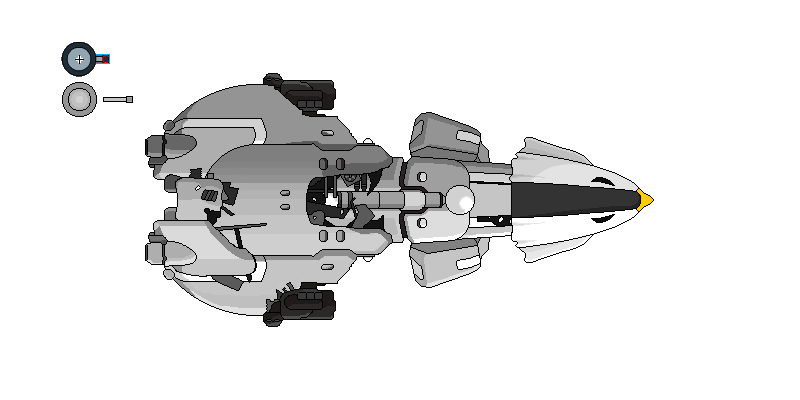
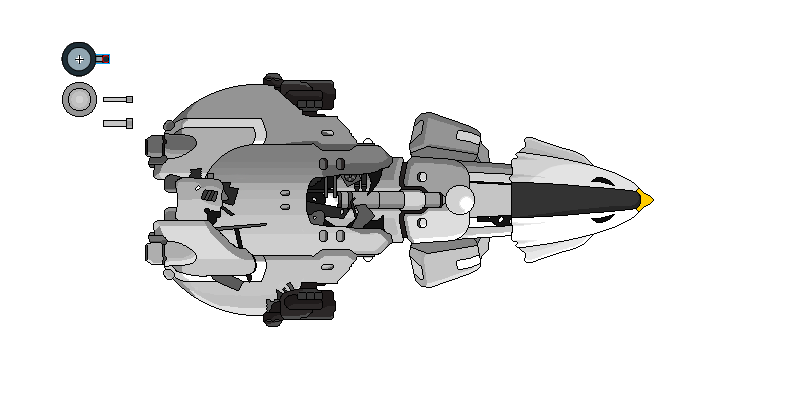
Layer changes from the first (800, 400) image to the second:
painted on "nozzle" over [103, 118, 133, 129]
